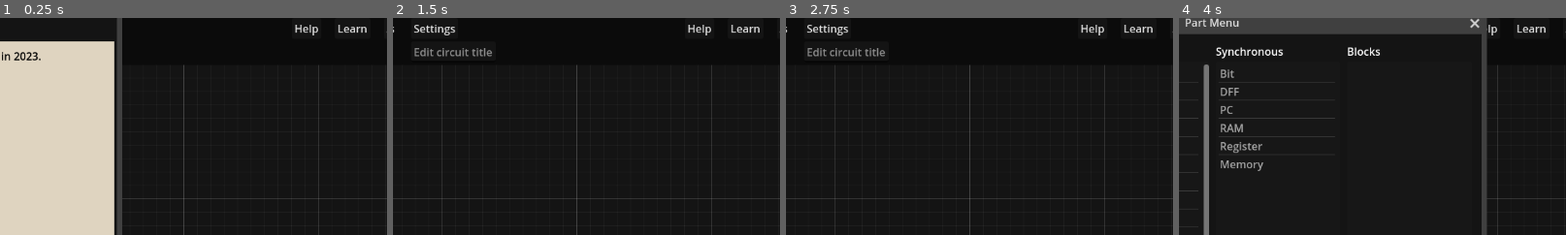
Above: before the commit, frames 1-4 (left to right).
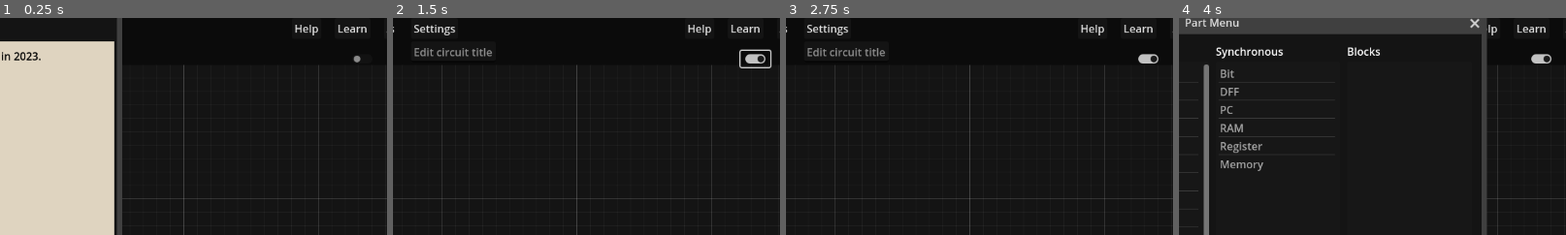
Above: after the commit, the same moments.

Repository: andrew-wilkes/logic-simulator-2
Game: Godot game, scene res://main.tscn
Two runs of this game, one before a commit and one after it. Both use one fixed random seed, a clock stepped at 60 frames per second and the inputs below.
Inputs (mouse positions are % of the whole screen's width and height, from its top left):
- Up to frame 1 (0.25 s): no input
- Up to frame 2 (1.5 s): click (53, 8) at 0.52 s; type "Alex" at 0.6 s; click (92, 9) at 1.27 s
- Up to frame 3 (2.75 s): click "New" at 2 s
- Up to frame 4 (4 s): click "New" at 2.75 s; click "Parts" at 3.5 s
The pictures show only the part of the screen within x 46-96%, y 0-50%; the shares and areas given below are measured in that part.

The runs differ from the first frame. In frame 1, less than 0.1% of the frame differs, in the area x 91-94%, y 17-21%; in frame 2, 0.4%, in the area x 89-98%, y 14-24%; in frame 3, 0.2%; in frame 4, 0.2%.

Commit message:
Debug repeat and while test code

Diff:
--- a/src/classes/test_circuit.gd
+++ b/src/classes/test_circuit.gd
@@ -3,7 +3,7 @@
 # This class is used to test cicuits by the user when running the software
 # Tests are described in .tst files in the www.nand2tetris.org format
 
-extends RefCounted
+extends Node
 
 const CLOCK_PIN = "clk"
 const LOOP_TIME_LIMIT = 10000 # ms
@@ -18,11 +18,11 @@
 var repetitive_tasks = []
 var repeat_counter = 0
 var repeat_decrement = 1
-var repetitive_task_idx = 0
+var repetitive_task_idx = -1
 var time = 0
 var tick = false
-var while_task
 var loop_start_time = 0
+var test_step = 0
 
 func get_io_nodes(parts, connections):
 	# Inputs are unconnected pins on the left side of parts
@@ -57,7 +57,7 @@
 
 func get_label_text(part, side, port):
 	# If the part is Bus, Wire, or TriState then get the part.tag value
-	if part.part_type in ["Bus", "Wire", "TriState"]:
+	if part.part_type in ["Bus", "Wire", "TriState", "MemoryProbe"]:
 		return part.get_node("Tag").text
 	var slot = part.get_input_port_slot(port) if side == 0 else \
 		part.get_output_port_slot(port)
@@ -107,6 +107,7 @@
 		"eval":
 			get_output_values()
 		"output":
+			get_output_values()
 			set_output_result()
 		"tick", "tock":
 			tick = true if task[0] == "tick" else false
@@ -117,14 +118,21 @@
 				target[0].update_input_level(0, target[1], tick)
 			get_output_values()
 		"repeat":
-			repeat_counter = task[1]
-			repetitive_tasks = parse_spec(task[2])
-			repeat_decrement = 0
-			repetitive_task_idx = 0
 			if repeat_counter > 0:
-				repeat_decrement = 1
+				# Check if repeat should end
+				repeat_counter -= 1
+				if repeat_counter == 0:
+					repetitive_tasks.clear()
+				else:
+					# Repeat the tasks
+					test_step -= 1
+					repetitive_task_idx = 0
 			else:
-				repeat_counter = 1
+				# New repeat
+				repetitive_task_idx = 0
+				test_step -= 1
+				repeat_counter = task[1]
+				repetitive_tasks = parse_spec(task[2])
 		"while":
 			if loop_start_time == 0:
 				loop_start_time = Time.get_ticks_msec()
@@ -151,17 +159,12 @@
 					loop_start_time = 0
 					is_true = false
 			if is_true:
-				repetitive_task_idx = -1 #This is incremented after processing the current task,
-					# So we want to start from repetitive_tasks[0] on the next pass
+				repetitive_task_idx = 0
+				test_step -= 1
 				if repetitive_tasks.size() == 0:
-					while_task = task
-					repeat_counter = 1
 					repetitive_tasks = parse_spec(task[4])
-					repeat_decrement = 0
 			else:
-				repeat_counter = 0
 				repetitive_tasks.clear()
-				while_task = null
 		"echo":
 			G.notify_user(task[1])
 
@@ -331,6 +334,7 @@
 
 
 func set_output_header():
+	var missing_pins = []
 	var output_formats = output_format.split(" ")
 	# Form the top line like: |   a   |   b   | out |
 	output = "|"
@@ -341,6 +345,9 @@
 		# Center align the pin name
 		var length = int(widths[0]) + int(widths[1]) + int(widths[2])
 		var pin_name = pnf[0]
+		if not inputs.has(pin_name) and not outputs.has(pin_name):
+			if pin_name not in ["time"]: # List of non-pins
+				missing_pins.append(pin_name)
 		var padsize = length - pin_name.length()
 		if padsize < 0:
 			# Trim
@@ -352,6 +359,8 @@
 			pin_name = " ".repeat(lpad) + pin_name + " ".repeat(padsize - lpad)
 		output += pin_name + "|"
 	output += "\n"
+	if missing_pins.size() > 0:
+		G.warn_user("Missing pins:\n" + "\n".join(missing_pins))
 
 
 func get_pin_list():
@@ -381,9 +390,7 @@
 		if pnf[0] == "time":
 			value = get_tick_tock_str()
 		else:
-			if not pin_states.has(pnf[0]):
-				G.warn_user("Missing pin: " + pnf[0])
-			value =  pin_states.get(pnf[0], 0)
+			value = pin_states.get(pnf[0], 0)
 			# The case for high Z
 			if value < - 0x10000:
 				output += "*".repeat(widths[0] + widths[1] + widths[2]) + "|"
--- a/src/parts/Block.gd
+++ b/src/parts/Block.gd
@@ -55,7 +55,7 @@
 	if load_result != OK:
 		G.warning.open("The circuit block data from %s was invalid!" % [data.circuit_file.get_file()])
 		return
-	if data.wiring_hash == 0: # Set this for new blocks
+	if data.get("wiring_hash", 0) == 0: # Set this for new blocks
 		data.wiring_hash = circuit.data.connections.hash()
 	# Every circuit opened as a block is added to the available parts list
 	var cname = circuit.data.title
--- a/src/parts/Memory.tscn
+++ b/src/parts/Memory.tscn
@@ -64,8 +64,8 @@
 slot/5/right_icon = null
 slot/5/draw_stylebox = true
 slot/6/left_enabled = false
-slot/6/left_type = 1
-slot/6/left_color = Color(1, 1, 0, 1)
+slot/6/left_type = 0
+slot/6/left_color = Color(1, 1, 1, 1)
 slot/6/left_icon = null
 slot/6/right_enabled = false
 slot/6/right_type = 0
--- a/src/parts/MemoryProbe.gd
+++ b/src/parts/MemoryProbe.gd
@@ -34,6 +34,7 @@
 	data.address = get_value_from_text(new_text)
 	display_address(data.address)
 	update_data()
+	controller.emit_signal("changed")
 
 
 func display_address(value):
--- a/src/parts/MemoryProbe.tscn
+++ b/src/parts/MemoryProbe.tscn
@@ -63,6 +63,7 @@
 
 [node name="Data" type="Label" parent="HB2"]
 unique_name_in_owner = true
+modulate = Color(0, 1, 0, 1)
 layout_mode = 2
 size_flags_horizontal = 3
 text = "0x0000"
--- a/src/parts/PC.tscn
+++ b/src/parts/PC.tscn
@@ -84,6 +84,7 @@
 script = ExtResource("3_yerbq")
 
 [node name="Value" type="Label" parent="."]
+modulate = Color(0, 1, 0, 1)
 layout_mode = 2
 text = "0x0000"
 horizontal_alignment = 1
--- a/src/parts/ROM.gd
+++ b/src/parts/ROM.gd
@@ -66,7 +66,7 @@
 
 
 func set_output_data():
-	var address = pins[[LEFT, 0]] % mem_size
+	var address = pins.get([LEFT, 0], 0) % mem_size
 	if show_display:
 		%Address.text = get_display_hex_value(address)
 		%Data.text = get_display_hex_value(values[address])
@@ -110,4 +110,5 @@
 			values[idx / 2] = bytes[idx] + 256 * bytes[idx + 1]
 			num_words += 1
 	G.notify_user(str(num_words) + " words of data was loaded.")
+	set_output_data()
 	update_probes()
--- a/src/parts/ROM.tscn
+++ b/src/parts/ROM.tscn
@@ -77,6 +77,7 @@
 
 [node name="Address" type="Label" parent="HB3"]
 unique_name_in_owner = true
+modulate = Color(0, 1, 0, 1)
 layout_mode = 2
 tooltip_text = "Address"
 mouse_filter = 1
@@ -84,6 +85,7 @@
 
 [node name="Data" type="Label" parent="HB3"]
 unique_name_in_owner = true
+modulate = Color(0, 1, 0, 1)
 layout_mode = 2
 tooltip_text = "Data"
 mouse_filter = 1
--- a/src/parts/Register.tscn
+++ b/src/parts/Register.tscn
@@ -57,6 +57,7 @@
 script = ExtResource("3_e4ec3")
 
 [node name="Value" type="Label" parent="."]
+modulate = Color(0, 1, 0, 1)
 layout_mode = 2
 text = "0x00"
 horizontal_alignment = 1
--- a/src/parts/Screen.tscn
+++ b/src/parts/Screen.tscn
@@ -107,6 +107,7 @@
 
 [node name="Data" type="Label" parent="HB"]
 unique_name_in_owner = true
+modulate = Color(0, 1, 0, 1)
 layout_mode = 2
 size_flags_horizontal = 3
 tooltip_text = "Data"
@@ -131,6 +132,7 @@
 
 [node name="Address" type="Label" parent="HB2"]
 unique_name_in_owner = true
+modulate = Color(0, 1, 0, 1)
 layout_mode = 2
 tooltip_text = "Address"
 mouse_filter = 1
--- a/src/project.godot
+++ b/src/project.godot
@@ -22,10 +22,6 @@
 Parts="*res://autoloads/parts.gd"
 G="*res://autoloads/global.gd"
 
-[editor_plugins]
-
-enabled=PackedStringArray("res://addons/gdUnit4/plugin.cfg")
-
 [gdunit4]
 
 settings/test/test_lookup_folder="tests"
--- a/src/scenes/TestRunner.tscn
+++ b/src/scenes/TestRunner.tscn
@@ -85,6 +85,9 @@
 layout_mode = 2
 text = "Close"
 
+[node name="LineEdit" type="LineEdit" parent="M/VB/HB"]
+layout_mode = 2
+
 [connection signal="gui_input" from="M" to="." method="_on_margin_container_gui_input"]
 [connection signal="mouse_entered" from="M" to="." method="_on_margin_container_mouse_entered"]
 [connection signal="mouse_exited" from="M" to="." method="_on_margin_container_mouse_exited"]
--- a/src/scenes/schematic.gd
+++ b/src/scenes/schematic.gd
@@ -17,7 +17,6 @@
 var parent_file = ""
 var indicate_logic_levels = true
 var tester
-var test_step = 0
 var test_output_line = 0
 var compare_lines = []
 var test_state = TEST.STEPPABLE
@@ -29,6 +28,7 @@
 @onready var test_runner = $C/TestRunner
 
 func _ready():
+	set_process(false)
 	circuit = Circuit.new()
 	node_deselected.connect(deselect_part)
 	node_selected.connect(select_part)
@@ -348,6 +348,7 @@
 	zoom = circuit.data.zoom
 	var off = circuit.data.scroll_offset
 	scroll_offset = Vector2(off[0], off[1])
+	print(scroll_offset)
 	minimap_enabled = circuit.data.minimap_enabled
 
 
@@ -620,7 +621,7 @@
 func reset_test_environment():
 	reset_parts()
 	set_all_connection_colors()
-	test_step = 0
+	tester.test_step = 0
 	test_output_line = 0
 	test_runner.set_text("")
 	test_runner.text_area.clear() # Clear bbcode tags
@@ -653,50 +654,40 @@
 
 
 func run_test():
+	$C2/Check.button_pressed = not $C2/Check.button_pressed
 	busy = true
-	while test_step < tester.tasks.size():
+	while true:
+		if tester.test_step == tester.tasks.size():
+			if OS.is_debug_build():
+				print("Run time: %dms" % [Time.get_ticks_msec() - start_time])
+			test_runner.text_area.add_text("DONE")
+			test_state = TEST.DONE
+			set_process(false)
+			break
 		reset_race_counters()
 		var task
-		if tester.repeat_counter > 0:
+		if tester.repetitive_task_idx >= 0:
+			task = tester.repetitive_tasks[tester.repetitive_task_idx]
+			tester.repetitive_task_idx += 1
 			if tester.repetitive_task_idx == tester.repetitive_tasks.size():
-				tester.repetitive_task_idx = 0
-				if tester.while_task:
-					# Repeat the while task and break out of the outer while loop
-					tester.process_task(tester.while_task)
-					break
-			task = tester.repetitive_tasks[tester.repetitive_task_idx]
+				tester.repetitive_task_idx = -1
+				break
 		else:
-			task = tester.tasks[test_step]
+			task = tester.tasks[tester.test_step]
+			tester.test_step += 1
 		tester.process_task(task)
-		if task[0] == "output-list":
-			test_runner.text_area.add_text(tester.output)
-			test_output_line += 1
-		elif task[0] == "output":
-			if test_output_line < compare_lines.size():
-				add_compared_string(tester.output, compare_lines[test_output_line], test_runner.text_area)
+		match task[0]:
+			"output-list":
+				test_runner.text_area.add_text(tester.output)
 				test_output_line += 1
-			else:
-				test_runner.text_area.add_text(tester.output)
-			break
-		if tester.repeat_counter > 0:
-			tester.repeat_counter -= tester.repeat_decrement
-			tester.repetitive_task_idx += 1
-		else:
-			test_step += 1
-	if tester.repeat_counter > 0:
-		tester.repeat_counter -= tester.repeat_decrement
-		tester.repetitive_task_idx += 1
-		if tester.repeat_counter == 0:
-			tester.repetitive_tasks.clear()
-	else:
-		test_step += 1
+			"output":
+				if test_output_line < compare_lines.size():
+					add_compared_string(tester.output, compare_lines[test_output_line], test_runner.text_area)
+					test_output_line += 1
+				else:
+					test_runner.text_area.add_text(tester.output)
+				break
 	busy = false
-	if test_step == tester.tasks.size():
-		if OS.is_debug_build():
-			print("Run time: %dms" % [Time.get_ticks_msec() - start_time])
-		test_runner.text_area.add_text("DONE")
-		test_state = TEST.DONE
-		set_process(false)
 
 
 func _process(delta):
--- a/src/scenes/schematic.tscn
+++ b/src/scenes/schematic.tscn
@@ -42,6 +42,14 @@
 offset_top = 0.0
 offset_bottom = 369.0
 
+[node name="C2" type="CanvasLayer" parent="."]
+
+[node name="Check" type="CheckButton" parent="C2"]
+offset_left = 1043.0
+offset_top = 49.0
+offset_right = 1087.0
+offset_bottom = 73.0
+
 [connection signal="scroll_offset_changed" from="." to="." method="_on_scroll_offset_changed"]
 [connection signal="play" from="C/TestRunner" to="." method="_on_test_runner_play"]
 [connection signal="reset" from="C/TestRunner" to="." method="_on_test_runner_reset"]
